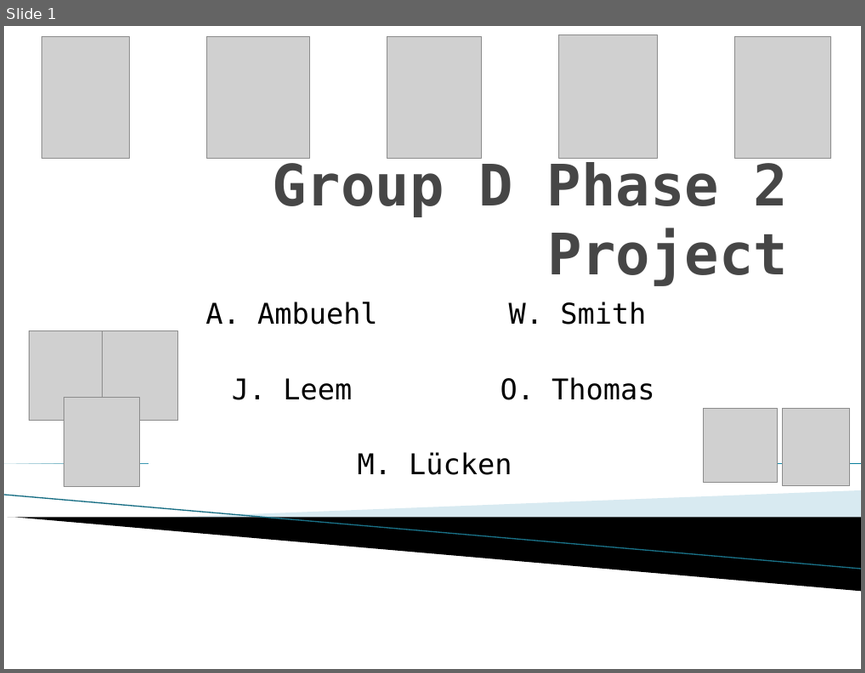
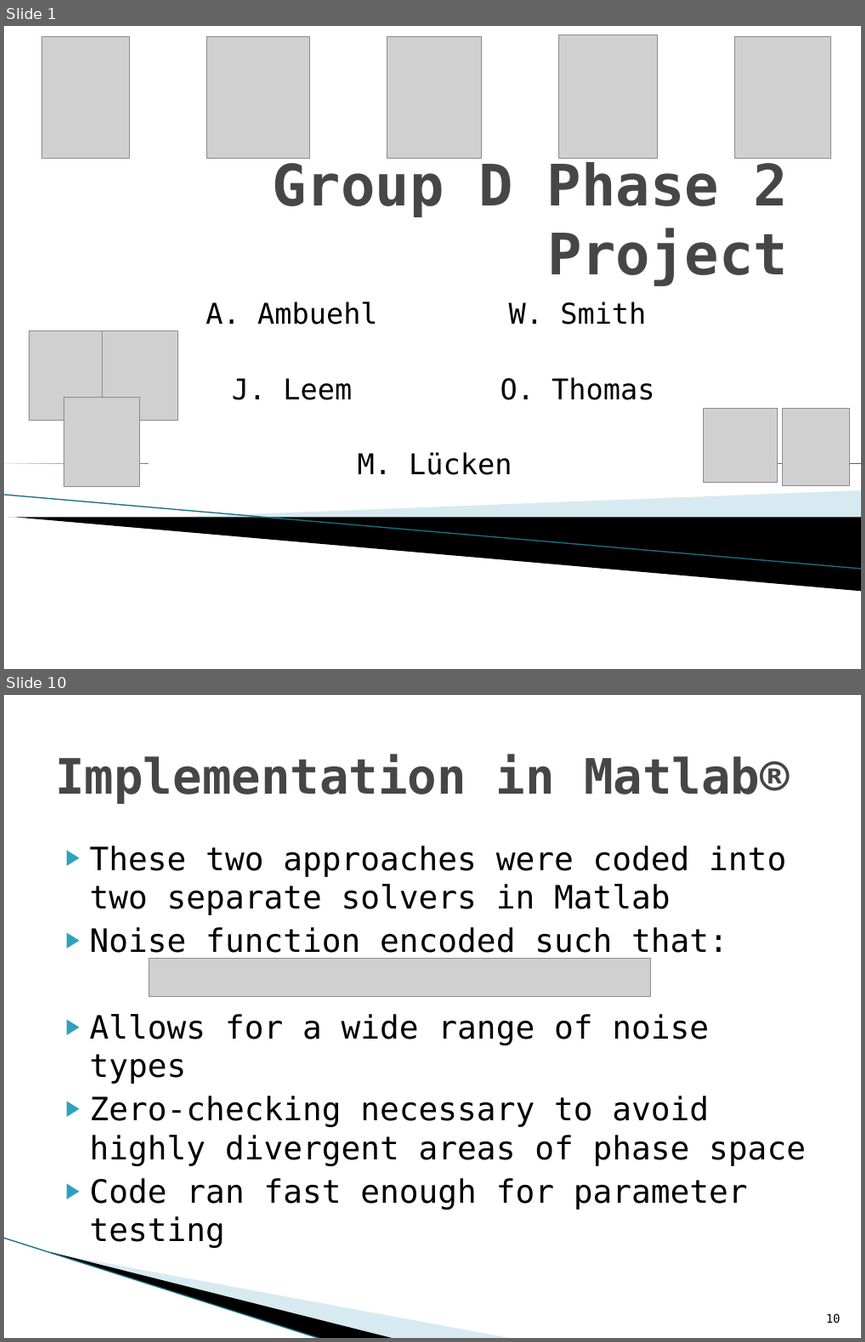
Before and after one commit to jleem10/GroupD_Phase2, a slide deck: Presentation.pptx. Shown one above the other, each under a label of ours: slide 1 before the commit, slides 1 and 10 after it; the slides between them are not shown. The pictures are 865x673 and 865x1342 pixels, drawn with LibreOffice and Linux fonts; fonts in the diff are those of the drawing; grey boxes stand for pictures; background and template pictures are left out. Boxes give left, top, right and bottom in pixels: in the first picture for what was removed or moved away, otherwise in the second. Text is boxed around its words. In the diff, an @@ line names an element or a change of style, - is before the commit and + after.

Commit message:
stochastic matlab in presentation

```diff
--- a/Presentation.pptx
+++ b/Presentation.pptx
@@ slide 10 added at bbox=[4, 695, 861, 1338], background #FFFFFF @@
@@ title added at bbox=[55, 754, 789, 804], 41 pt, text #464646, bold @@
+Implementation in Matlab®
@@ text added at bbox=[90, 845, 806, 1247], 27 pt, text #000000 @@
+▶ These two approaches were coded into two separate solvers in Matlab
+▶ Noise function encoded such that:
+▶ Allows for a wide range of noise types
+▶ Zero-checking necessary to avoid highly divergent areas of phase space
+▶ Code ran fast enough for parameter testing
@@ picture added at bbox=[148, 958, 650, 997] @@
@@ line added from (4, 1237) to (322, 1338), #97C5D8 0.95 pt @@
@@ freeform shape added at bbox=[49, 1251, 396, 1338], fill #000000 @@
@@ freeform shape added at bbox=[51, 1252, 514, 1338], fill #A0CBDC at 40% opacity @@
@@ page number added at bbox=[826, 1313, 840, 1323], 10 pt, text #000000 @@
+10
```
Also in this commit, not shown: 11 other slides added, 1 slide removed.
